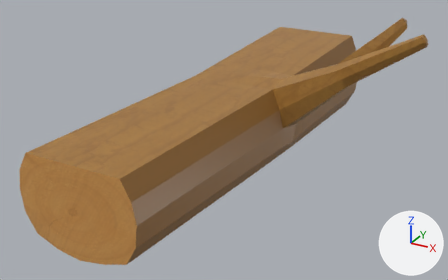
One commit to the FBX model Assets/Models/Trees/Log.fbx: the scene before it, then after it.
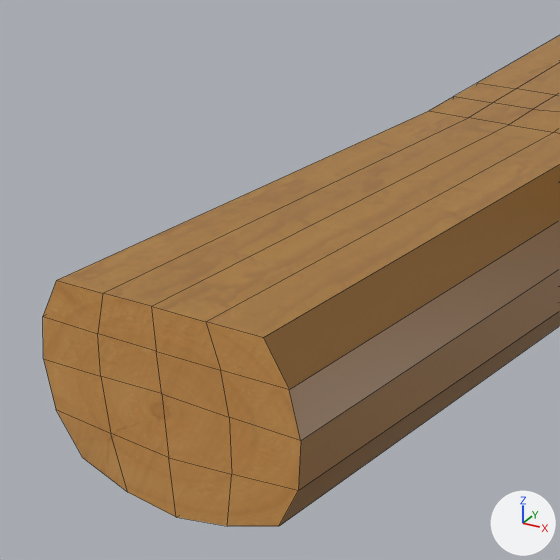
Each version appears first whole from a 50 mm lens placed at (6.7, -13.04, 4.68), pointed at (0.37, -1.52, -1.08), and next in a close-up on the part from 0% to 57% of the width and 9% to 100% of the height. The lights are fixed; the arrows at lower right show +X, +Y and +Z. The close-ups show mesh edges as thin lines.
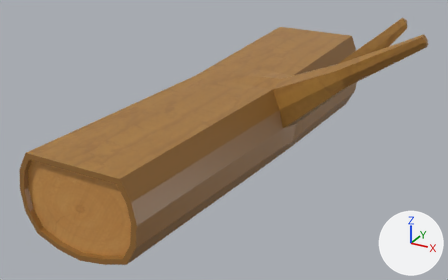
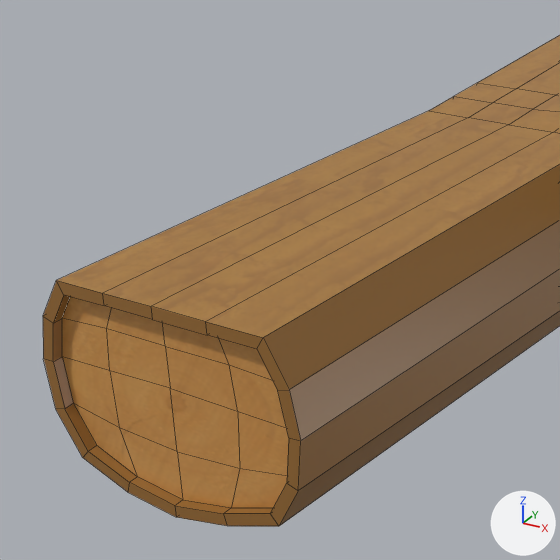
What differs and where, as boxes [x1, y1, x2, y2] in the close-ups (560 x 560 px):
part 1 of me_cube, built on
    both: [43, 280, 301, 526]

Diff of the bpy script that builds the scene:
```diff
--- a/Assets/Models/Trees/Log.fbx.py
+++ b/Assets/Models/Trees/Log.fbx.py
@@ me_cube @@
 # used by ob_cube; location = (0.0, 0.0, 0.0)
-me_cube.from_pydata(...)  # 118 vertices, 116 faces; spans x -1.51..4.49, y -5.95..4.85, z -2.5..1.77
+me_cube.from_pydata(...)  # 182 vertices, 180 faces; spans x -1.51..4.49, y -5.95..4.85, z -2.5..1.77
+# me_cube part 1
+# 5 vertices are removed from x -0.84..0.44, y -5.95..-5.94, z -1.29..-0.35
+# 16 faces are deleted
+# 4 vertices move from x -0.87..0.46, y -5.95..-5.94, z -1.33..-0.36 to x -1.4..1.03, y -5.94, z -1.8..-0.08
+# 29 vertices are added at x -1.4..1.03, y -5.95..-5.84, z -1.8..-0.08
+# 8 new vertices lie (0.0, 0.1, 0.0) away from vertices in x -1.16..0.79, y -5.94, z -1.73..-0.08
+# 32 new faces join them, mat_bark (picture img_log_texture_png)
+# 16 new faces join them, mat_edge (picture img_log_texture_png)
 me_cube.materials.append(mat_bark)
```
